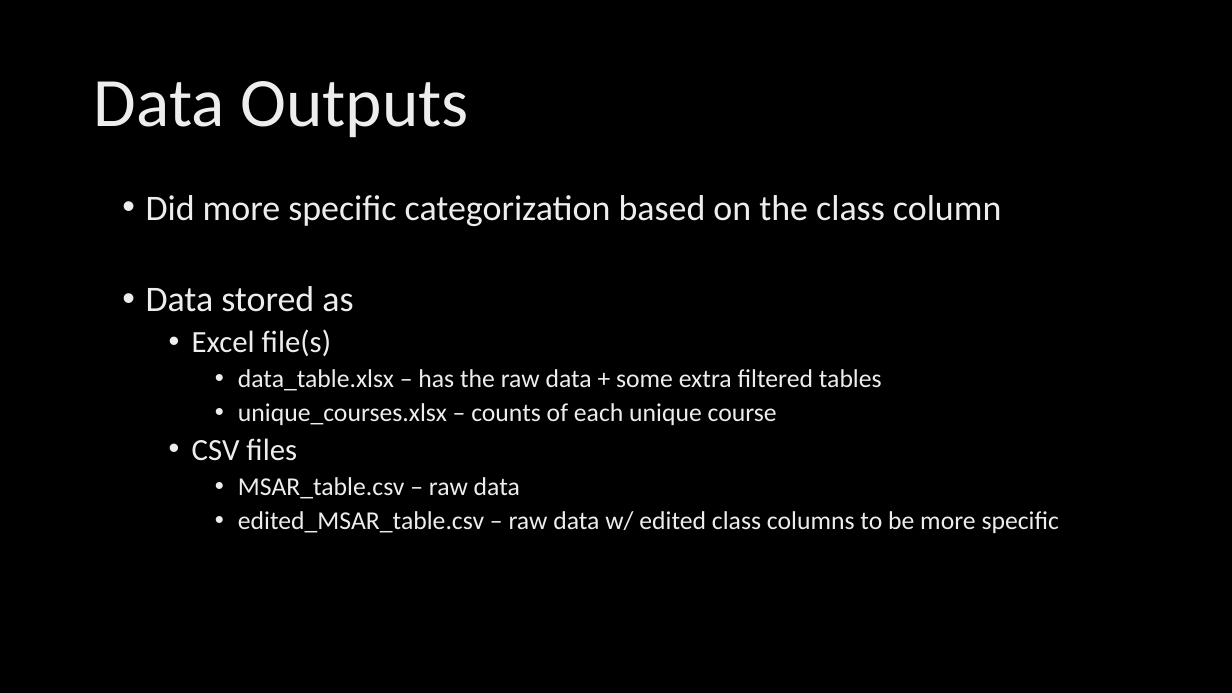
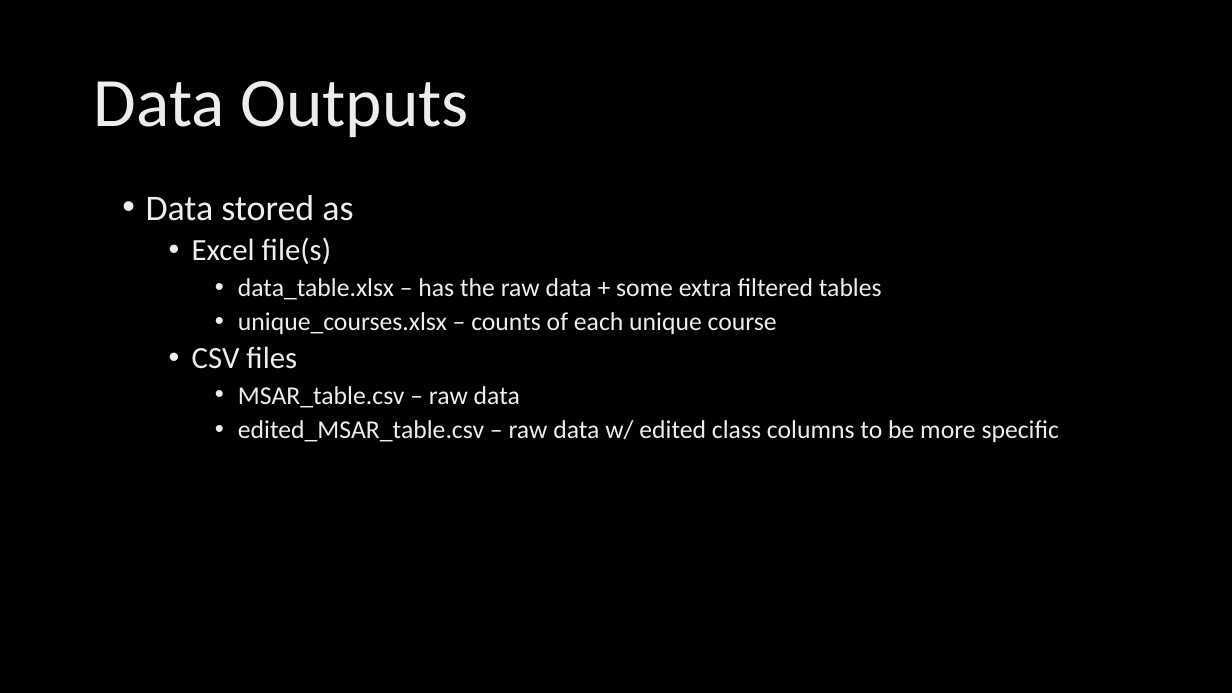
Before and after one commit to georgephung123/MSAR_Course_Consult, a slide deck: slide 15 of MSAR_Findings.pptx (slide 10 before the commit). Drawn at 1232x693 pixels with LibreOffice and Linux fonts; fonts in the diff are those of the drawing; background and template pictures are left out. Boxes give left, top, right and bottom in pixels: in the first picture for what was removed or moved away, otherwise in the second. Text is boxed around its words. In the diff, an @@ line names an element or a change of style, - is before the commit and + after.

```diff
--- a/MSAR_Findings.pptx
+++ b/MSAR_Findings.pptx
@@ text at (x1=146, y1=195, x2=1001, y2=226): paragraph removed @@
-• Did more specific categorization based on the class column
```
Also in this commit, not shown: 7 other slides changed, 8 slides added, 3 slides removed, 1 other file.
